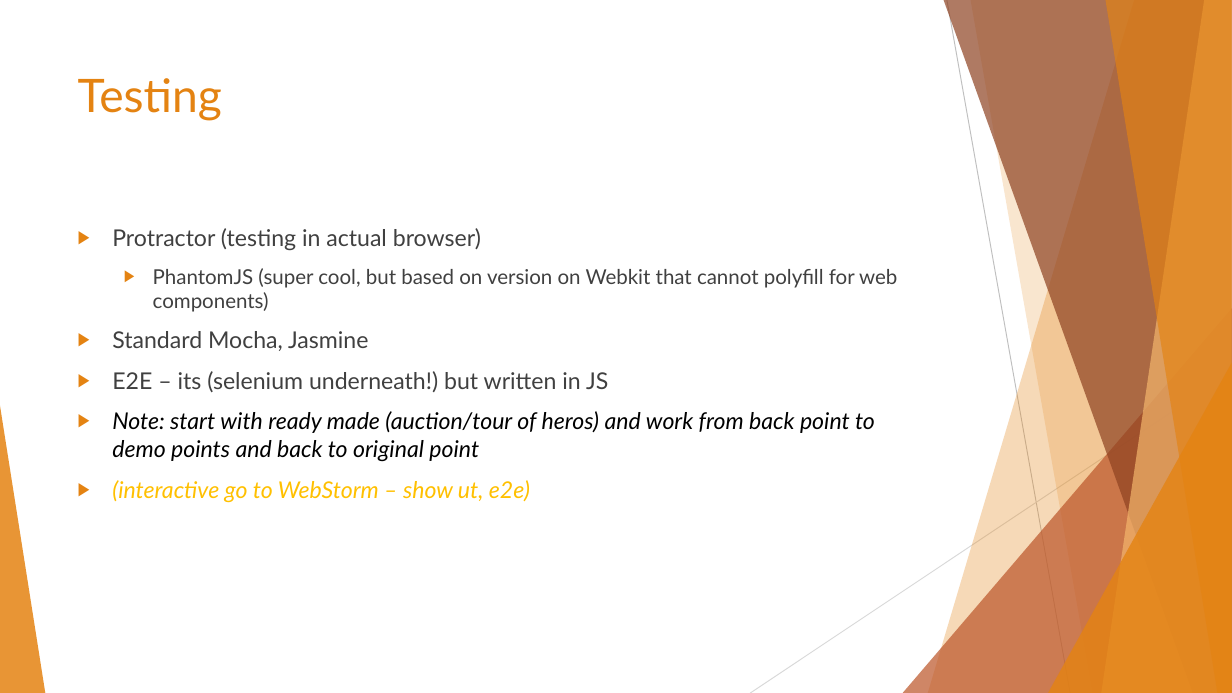
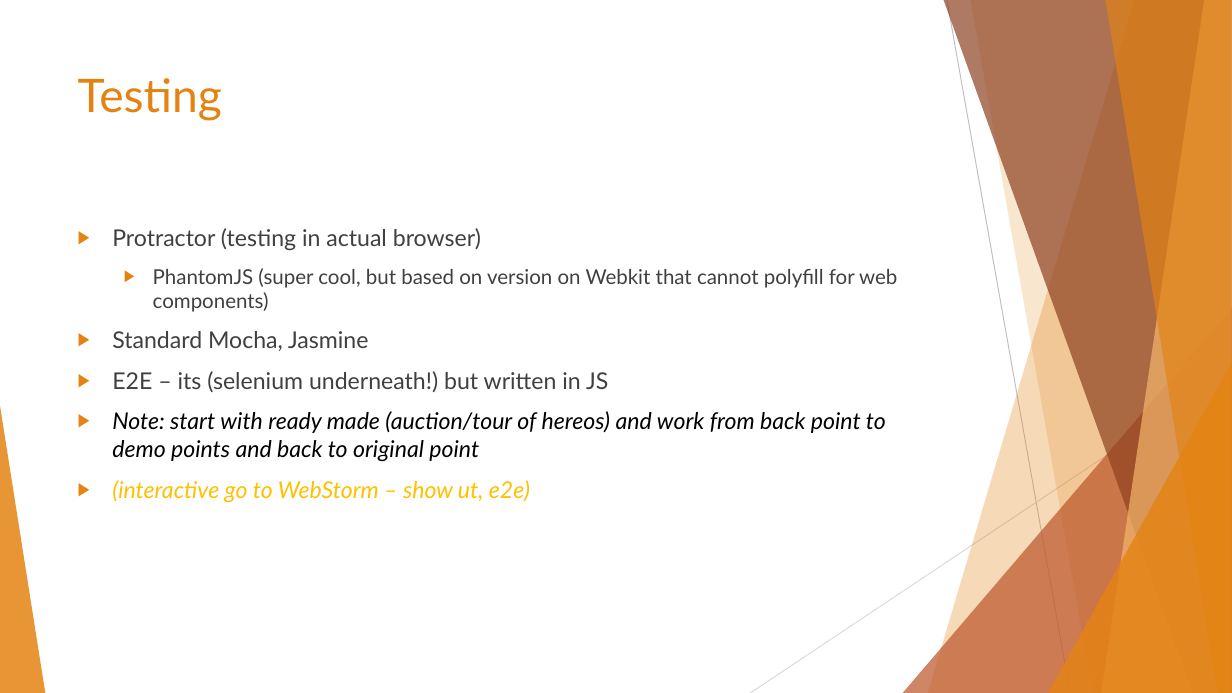
Before and after one commit to cwelrod/Demo, a slide deck: slide 8 of Angular 2 with TypeScript cont of MontJUG Spring Demo.pptx (slide 6 before the commit). Drawn at 1232x693 pixels with LibreOffice and Linux fonts; fonts in the diff are those of the drawing. Boxes give left, top, right and bottom in pixels: in the first picture for what was removed or moved away, otherwise in the second. Text is boxed around its words. In the diff, an @@ line names an element or a change of style, - is before the commit and + after.

```diff
--- a/Angular 2 with TypeScript cont of MontJUG Spring Demo.pptx
+++ b/Angular 2 with TypeScript cont of MontJUG Spring Demo.pptx
@@ text at [112,411,886,462]: text changed @@
-▶ Note: start with ready made (auction/tour of heros) and work from back point to demo points and back to original point
+▶ Note: start with ready made (auction/tour of hereos) and work from back point to demo points and back to original point
```
Also in this commit, not shown: 5 other slides changed, 2 slides added.
